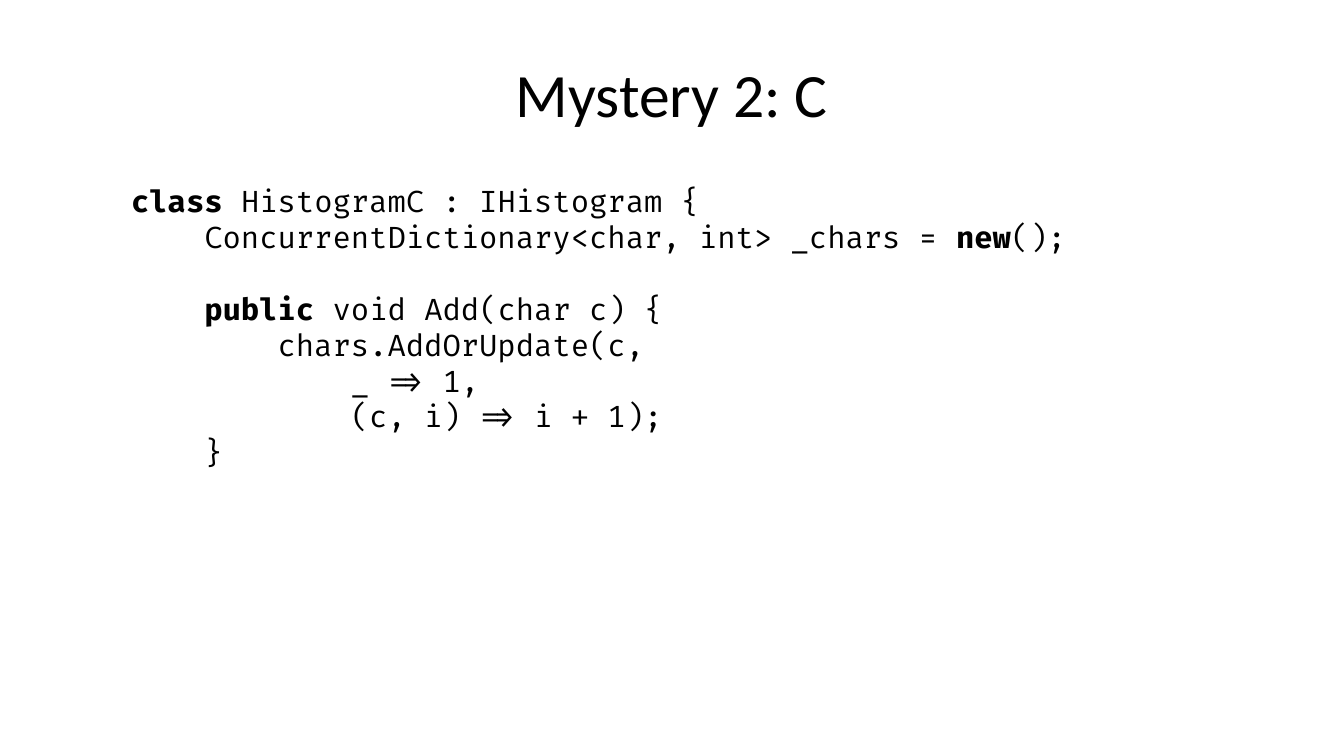
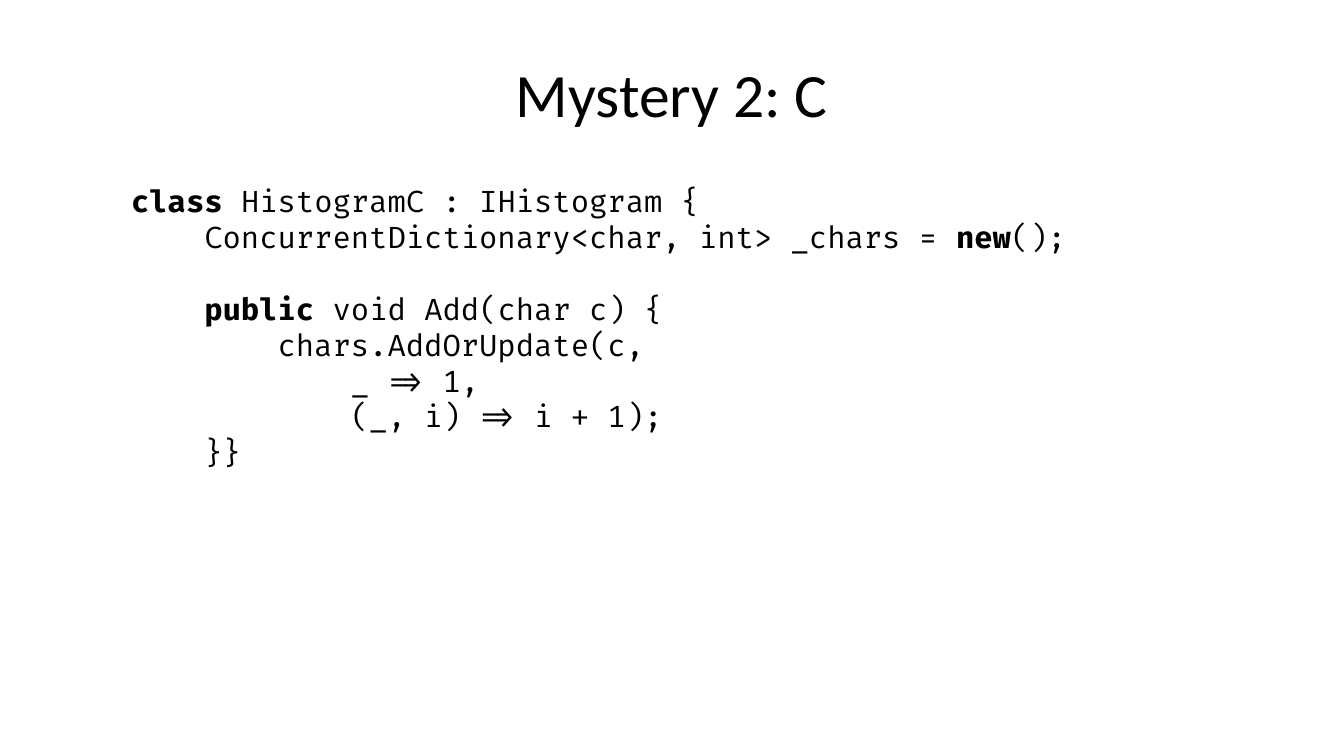
Before and after one commit to fbie/threading-mysteries, a slide deck: slide 19 of slides/slides.odp. Drawn at 1344x756 pixels with LibreOffice and Linux fonts; fonts in the diff are those of the drawing. Boxes give left, top, right and bottom in pixels: in the first picture for what was removed or moved away, otherwise in the second. Text is boxed around its words. In the diff, an @@ line names an element or a change of style, - is before the commit and + after.

```diff
--- a/slides/slides.odp
+++ b/slides/slides.odp
@@ text at box(131, 188, 1066, 433): text changed @@
-class HistogramC : IHistogram {
-ConcurrentDictionary<char, int> _chars = new();
-public void Add(char c) {
-chars.AddOrUpdate(c,
-_ => 1,
-(c, i) => i + 1);
-}
+class HistogramC : IHistogram {
+ConcurrentDictionary<char, int> _chars = new();
+public void Add(char c) {
+chars.AddOrUpdate(c,
+_ => 1,
+(_, i) => i + 1);
+}}
```
Also in this commit, not shown: 7 other slides changed.
